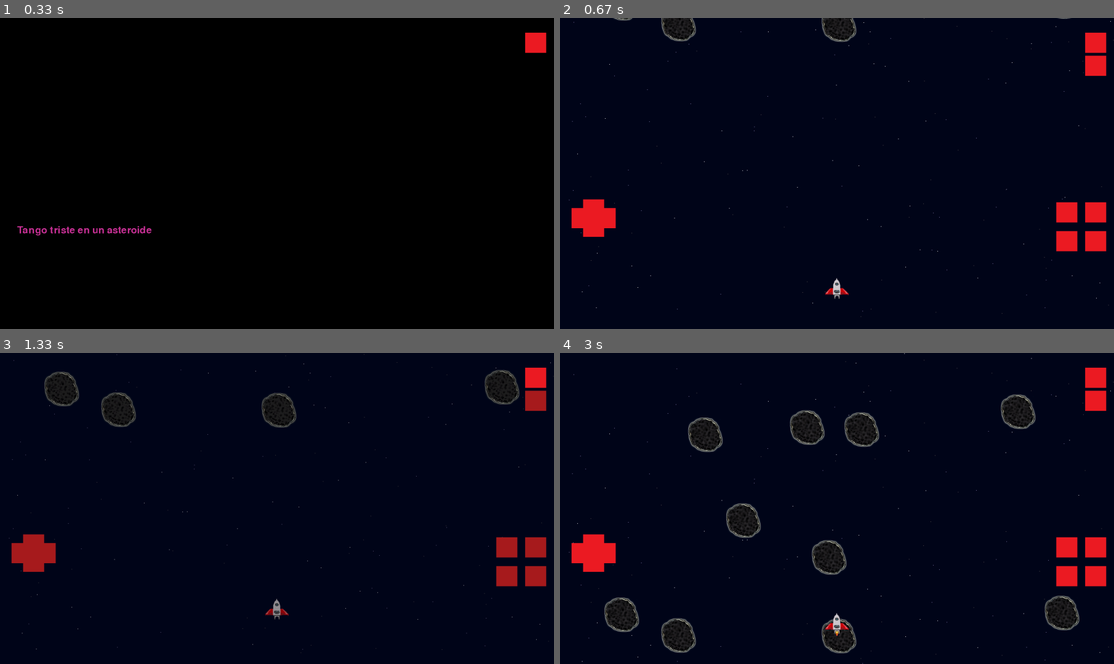
Above: before the commit, frames 1-4 (two rows, left to right).
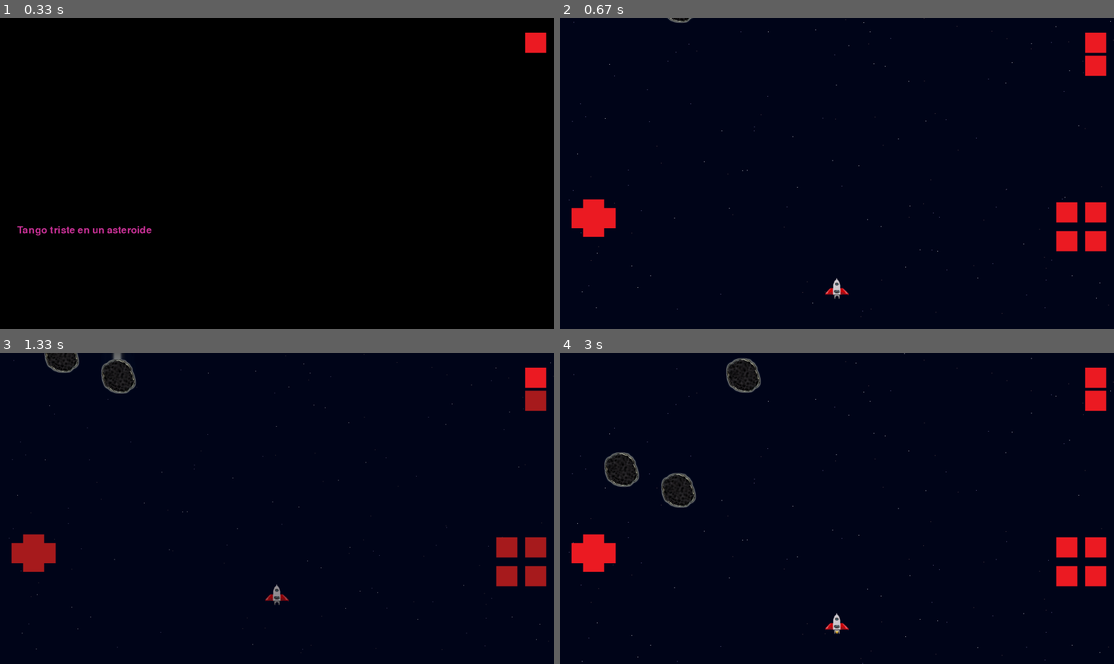
Above: after the commit, the same moments.

Repository: MicaelaEdith/spacecraftGame-pygame
Game: pygame game, started from main.py
Same seed, same stepped clock (60 frames per second), same inputs: the game is played once before the commit and once after it.
Inputs (mouse positions are in pixels of both pictures, inside the frame that each line leads up to):
- Up to frame 1 (0.33 s): no input
- Up to frame 2 (0.67 s): press the mouse at (1097, 42) at 0.37 s; move the mouse to (953, 64) at 0.47 s; release the mouse at (814, 89) at 0.6 s
- Up to frame 3 (1.33 s): press the mouse at (33, 542) at 0.7 s; move the mouse to (177, 558) at 0.8 s; release the mouse at (315, 573) at 0.93 s; press the mouse at (537, 377) at 1.03 s; move the mouse to (448, 421) at 1.13 s; release the mouse at (365, 464) at 1.27 s
- Up to frame 4 (3 s): press the mouse at (1097, 377) at 1.37 s; move the mouse to (942, 496) at 1.47 s; release the mouse at (787, 617) at 1.6 s; press the mouse at (582, 552) at 1.7 s; move the mouse to (615, 564) at 1.8 s; release the mouse at (648, 580) at 1.93 s; press the mouse at (604, 552) at 2.03 s; move the mouse to (820, 542) at 2.13 s; release the mouse at (1036, 530) at 2.27 s; press the mouse at (604, 552) at 2.37 s; move the mouse to (626, 489) at 2.47 s; release the mouse at (643, 424) at 2.6 s; press the mouse at (582, 552) at 2.7 s; move the mouse to (637, 580) at 2.8 s; release the mouse at (692, 604) at 2.93 s

Frame 1 is identical in both runs. In frame 2, 0.5% of the frame differs, in the area x 9-93%, y 0-8%; in frame 3, 2.1%; in frame 4, 4.4%, in the area x 8-94%, y 1-97%.

Commit message:
add collitions

Diff:
--- a/main.py
+++ b/main.py
@@ -1,7 +1,7 @@
 import pygame
 import os, sys
 from playerController import Player
-from map import Starts, Meteorite
+from map import Deep, Starts, Meteorite
 from menu import Menu, Pause, Button
 
 pygame.init()
@@ -24,7 +24,9 @@
     screenWidth = 1920
     screenHeight = 1080
 
-display = pygame.display.set_mode((screenWidth, screenHeight))
+#display = pygame.display.set_mode((screenWidth, screenHeight))
+display = pygame.display.set_mode((screenWidth, screenHeight), pygame.SRCALPHA)
+
 pygame.display.set_caption("Tango triste en un asteroide")
 
 
@@ -37,14 +39,15 @@
 xPosition = int((screenWidth / 2) - 40)
 yPosition = int(screenHeight / 100 * 80 + 40)
 player = Player(xPosition, yPosition, screenHeight, screenWidth)
+#deep = Deep(screenWidth, screenHeight)
 starts1 = Starts(screenWidth, screenHeight)
 starts2 = Starts(screenWidth, screenHeight)
 starts2.speed = .5
-starts2.white = (128,122,170)
+starts2.white = (125,120,168)
 starts2.quiet = True
 starts3 = Starts(screenWidth, screenHeight)
 starts3.speed = .2
-starts3.white = (87,80,80)
+starts3.white = (105,80,80)
 starts3.quiet = True
 
 # Elementos de interaccion
@@ -114,10 +117,10 @@
             player.movement['right'] = buttons_left[3].clicked
 
             # Actualizar las acciones basadas en los botones de acción
-            a = buttons_right[0].clicked
-            b = buttons_right[1].clicked
-            c = buttons_right[2].clicked
-            d = buttons_right[3].clicked
+            player.action['a'] = buttons_right[0].clicked
+            player.action['b'] = buttons_right[1].clicked
+            player.action['c'] = buttons_right[2].clicked
+            player.action['d'] = buttons_right[3].clicked
 
         if event.type == pygame.MOUSEBUTTONDOWN:
             mouse_pos = pygame.mouse.get_pos()
@@ -129,20 +132,32 @@
 
 
                             #level meteorite
-    for i in meteorite.rectList:
-        for j in player.rectList:
-            if j.colliderect(i):
-            	start = not start
+    player.movePlayer()
+    meteorite.draw(display)
+
+    collision_detected = False
+    for player_rect in player.rectList:
+        for meteorite_rect in meteorite.rectList:
+            if player_rect.colliderect(meteorite_rect):
+                collision_detected = True
+                player.explosion_active = True
+                player.explosion_timer = 0
+                break
+        if collision_detected:
+            break
 
 
     if start:
         player.movePlayer()
+        #player.action()
         display.fill(blue)
+        #deep.drawDeep(display)
         starts1.drawStarts(display)
         starts2.drawStarts(display)
         starts3.drawStarts(display)
         meteorite.draw(display)
         player.drawPlayer(display)
+        player.drawExplosion(display)
 
         for button in buttons_left + buttons_right + buttons_menu:
             button.draw(display)
--- a/map.py
+++ b/map.py
@@ -1,4 +1,18 @@
 import pygame, random
+
+class Deep():
+	def __init__(self,  screenW, screenH):
+		self.blue=(1, 4, 19)
+		self.deep = pygame.Surface((screenW, screenH))
+		self.deep.set_alpha(random.randrange(1,20))
+
+	def drawDeep(self, display):
+		while True:
+			self.deep.set_alpha(random.randrange(1,20))
+		display.blit(self.deep, (0,0))
+
+
+
 
 
 class Starts():
@@ -34,24 +48,21 @@
                     i[1] = -2.5
                     i[0] = random.randrange(1, int(self.screenW - 1))
 
-
 class Meteorite():
     def __init__(self, screenW, screenH):
         self.screenW = int(screenW)
         self.screenH = int(screenH)
-        self.speed = 4
+        self.speed = 2
         self.chromaKey = [1, 7, 27]
         self.image = pygame.image.load("Assets/Objects/meteorite.png")
         self.image.set_colorkey(self.chromaKey)
         self.positionList = []
         self.rectList = []
 
-        for i in range(10):
-            self.xPosition = random.randrange(2, int(self.screenW -95))
+        for i in range(4):
+            self.xPosition = random.randrange(2, int(self.screenW - 95))
             self.yPosition = random.randrange(-1000, -100)
-            self.meteoriteRect = self.image.get_rect()
-            self.meteoriteRect.x = self.xPosition
-            self.meteoriteRect.y = self.yPosition
+            self.meteoriteRect = self.image.get_rect(topleft=(self.xPosition, self.yPosition))
             self.positionList.append([self.xPosition, self.yPosition])
             self.rectList.append(self.meteoriteRect)
 
@@ -64,23 +75,14 @@
                 yP += self.speed
             else:
                 yP = random.randrange(-700, -100)
-                xP = random.randrange(2, int(self.screenW -95))
+                xP = random.randrange(2, int(self.screenW - 95))
 
             self.positionList[i] = [xP, yP]
-            meteorite_rect.x, yP = xP, yP
+            meteorite_rect.topleft = (xP, yP)
 
-        for i in self.positionList:
-            display.blit(self.image, [i[0], i[1]])
+        for rect in self.rectList:
+            display.blit(self.image, rect.topleft)
 
-        for i in self.positionList:
-            self.xP = i[0]
-            self.yP = i[1]
-
-            if i[1] < self.screenH + 5:
-                i[1] += self.speed
-            else:
-                i[1] = random.randrange(-700, -100)
-                i[0] = random.randrange(2, int((self.screenW -95 )))
 
 """
 class PlatformSpeed():
--- a/playerController.py
+++ b/playerController.py
@@ -33,11 +33,29 @@
         self.slowArea = int(self.maxYPosition + (self.maxYPosition / 2))
         self.angle = 0
         self.collided = False
+
+        self.explosion_images = []
+
+        for i in range(1, 5):
+            image = pygame.image.load(f"Assets/Objects/Demage ({i}).png").convert()
+            image.set_colorkey([1, 6, 26])
+            self.explosion_images.append(image)
+        self.explosion_frame = 0
+        self.explosion_active = False
+        self.explosion_timer = 0
+
+
         self.movement = {
             'up': False,
             'down': False,
             'left': False,
             'right': False
+        }
+        self.action = {
+        	'a': False,
+        	'b': False,
+        	'c': False,
+        	'd': False
         }
 
     def setPlayer(self, name):
@@ -77,6 +95,16 @@
             self.rectList[i].x = self.xPosition
             self.rectList[i].y = self.yPosition
 
+        for i in range(len(self.rectList)):
+            self.rectList[i].topleft = (self.xPosition, self.yPosition)
+
+    def action(self):
+        if self.action['a']:
+            self.speed =12
+        if self.action['b']:
+            self.speed = 3
+
+
     def drawPlayer(self, display):
         if self.keyDownCount == 0:
             self.frame = 0
@@ -94,3 +122,15 @@
 
         rotated_image = pygame.transform.rotate(self.original_images[self.frame], self.angle)
         display.blit(rotated_image, [self.xPosition, self.yPosition])
+
+
+    def drawExplosion(self, display):
+        if self.explosion_active:
+            if self.explosion_timer == 0 or self.explosion_timer % 10 == 0:
+                self.explosion_frame += 1
+                if self.explosion_frame >= len(self.explosion_images):
+                    self.explosion_active = False
+                    self.explosion_frame = 0
+            if self.explosion_frame < len(self.explosion_images):
+                display.blit(self.explosion_images[self.explosion_frame], (self.xPosition, self.yPosition))
+            self.explosion_timer += 1
